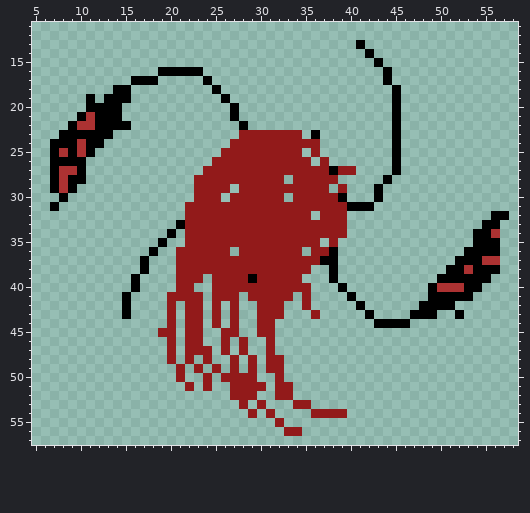
File history of a pixel-art file, Assets/Sprites/Katarina/flurry.ase. The picture above was drawn from the file before the commit.
64x64 pixels, 1 frame. Shown: x 5..58, y 11..57.
The result:
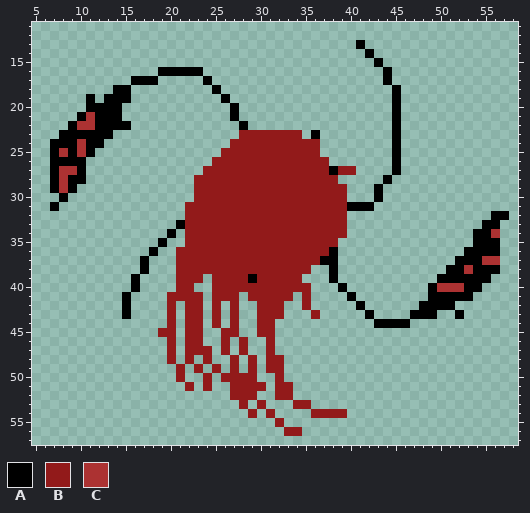
Palette (. is transparent): A #000000  B #921a1a  C #ac3232
Diff:
Layer "Body":
Colour B now appears in row 25 at x 35; in row 26 at x 36; in row 28 at x 33; in row 29 at x 27 and 38; in row 30 at x 26 and 33; in row 32 at x 36.
Colour B now appears in row 35 at x 37; in row 36 at x 27 and 35.
The author changed colour A to colour B in row 30 at x 39.
Where, in picture pixels (left, top, right, bottom), the same in both pictures:
changed: (284, 148, 347, 256)
added: (221, 184, 239, 202)
added: (230, 247, 239, 256)
